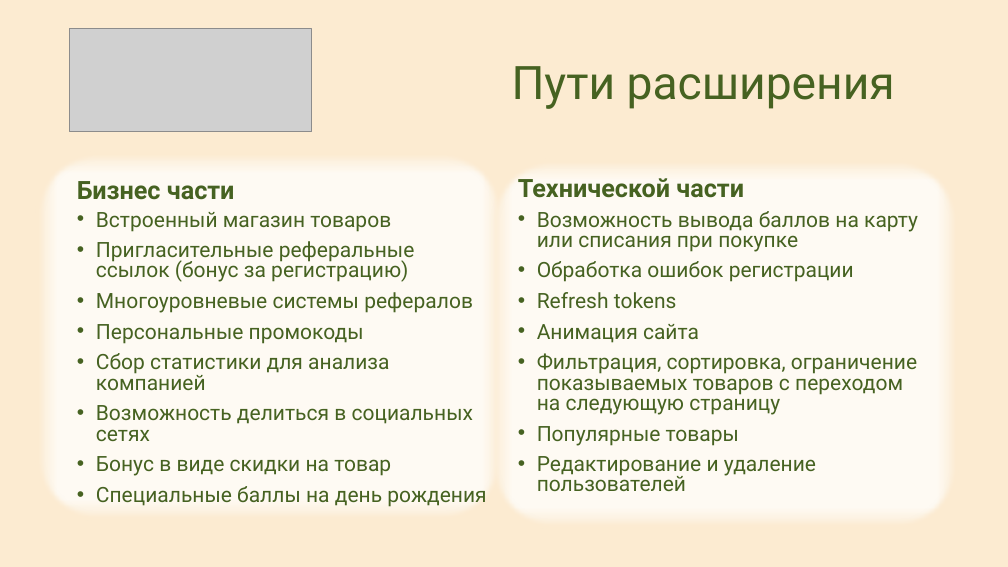
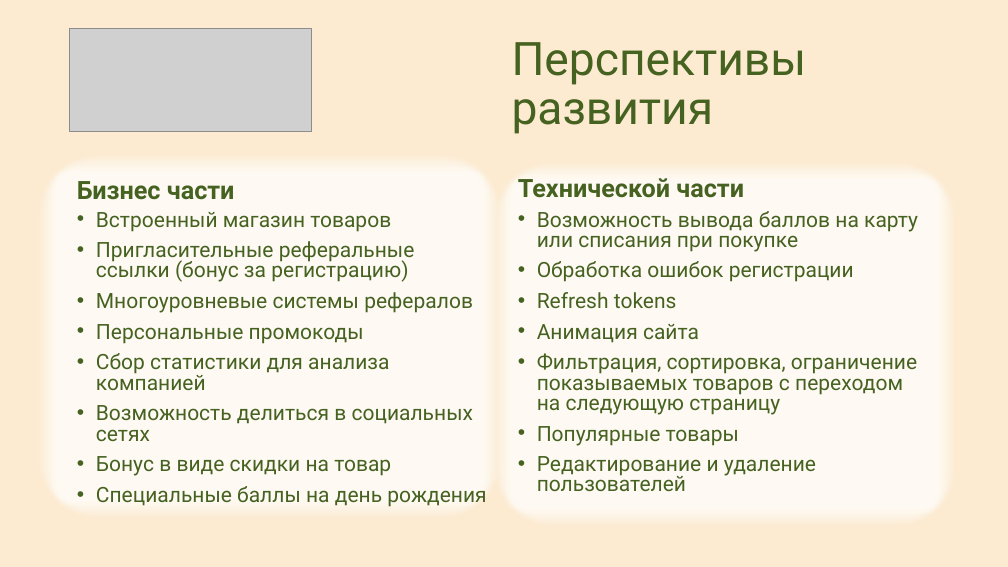
Before and after one commit to TaisiaOtroshenko/Html_CSS_referal, a slide deck: slide 8 of html_css_site/Grocery-store/Sundress.pptx. Drawn at 1008x567 pixels with LibreOffice and Linux fonts; fonts in the diff are those of the drawing; grey boxes stand for pictures. Boxes give left, top, right and bottom in pixels: in the first picture for what was removed or moved away, otherwise in the second. Text is boxed around its words. In the diff, an @@ line names an element or a change of style, - is before the commit and + after.

```diff
--- a/html_css_site/Grocery-store/Sundress.pptx
+++ b/html_css_site/Grocery-store/Sundress.pptx
@@ title at (512,42,807,134): text changed @@
-Пути расширения
+Перспективы развития
@@ text at (96,241,415,282): text changed @@
-• Пригласительные реферальные ссылок (бонус за регистрацию)
+• Пригласительные реферальные ссылки (бонус за регистрацию)
```
Also in this commit, not shown: 5 other slides changed.
